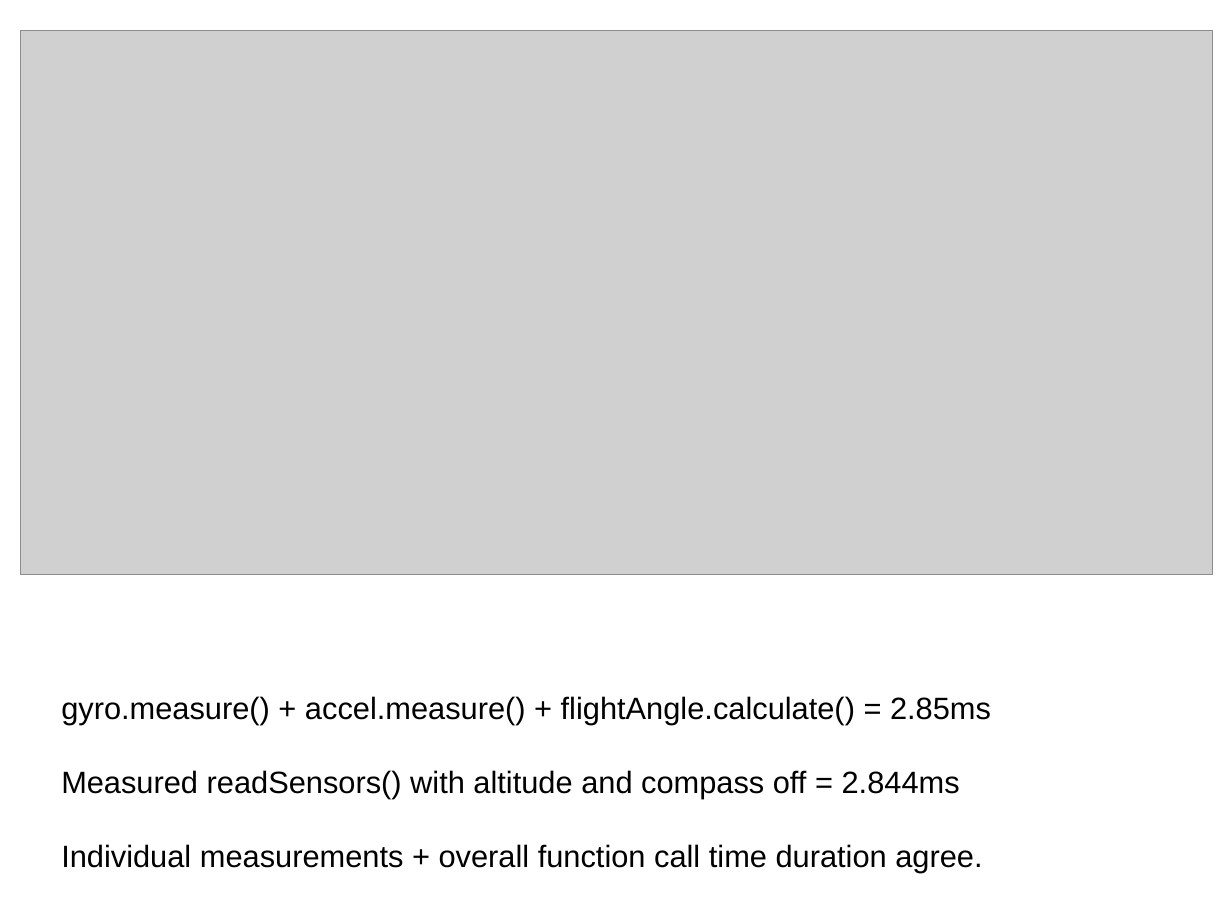
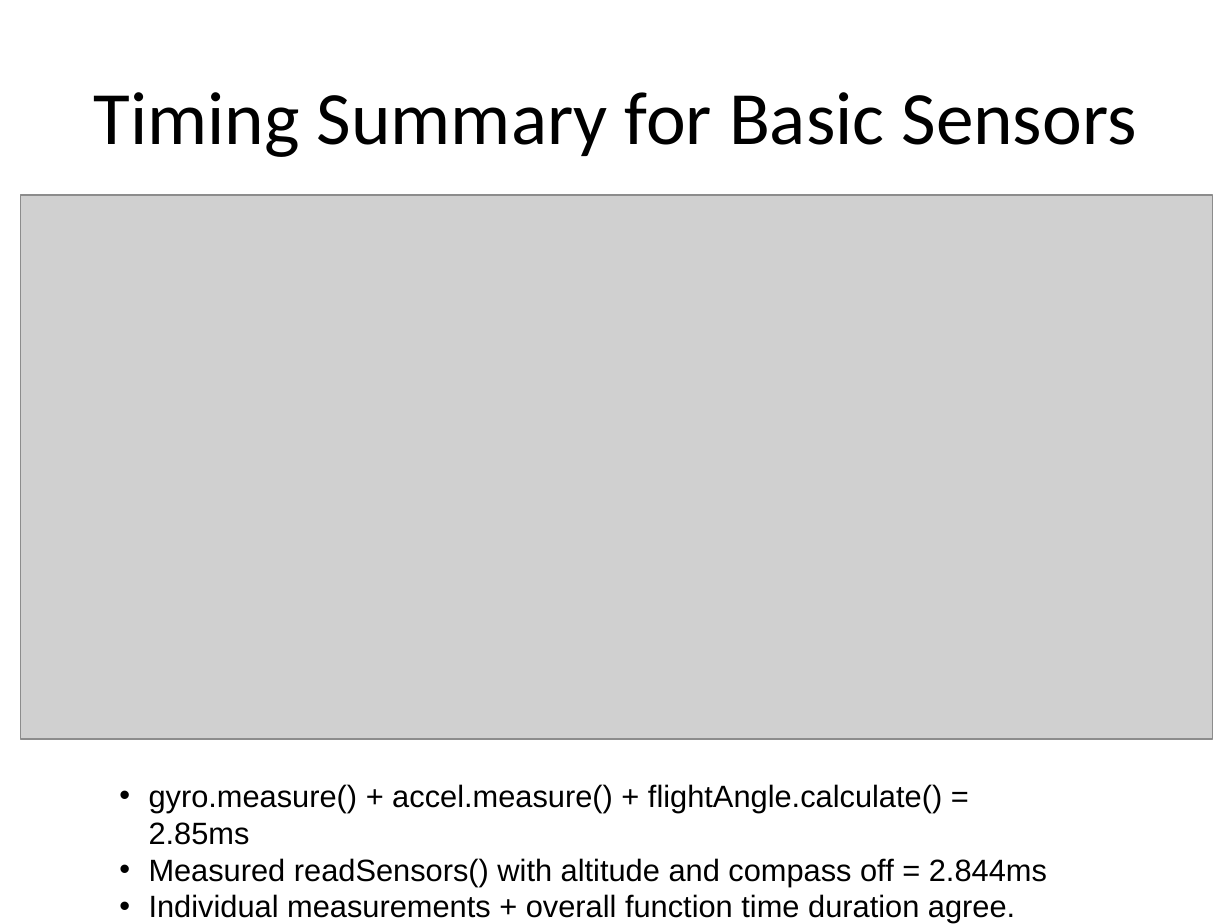
Before and after one commit to zap92/aeroquad, a slide deck: slide 7 of Documentation/Timing/TimingStudy.ppt (slide 5 before the commit). Drawn at 1232x924 pixels with LibreOffice and Linux fonts; fonts in the diff are those of the drawing; grey boxes stand for pictures. Boxes give left, top, right and bottom in pixels: in the first picture for what was removed or moved away, otherwise in the second. Text is boxed around its words. In the diff, an @@ line names an element or a change of style, - is before the commit and + after.

```diff
--- a/Documentation/Timing/TimingStudy.ppt
+++ b/Documentation/Timing/TimingStudy.ppt
@@ title added at box(94, 92, 1136, 157), 44 pt, text #000000 @@
+Timing Summary for Basic Sensors
@@ picture: place and size @@
-picture at box(21, 31, 1214, 575)
+picture at box(21, 195, 1214, 739)
@@ text "gyro.measure() + accel.measure() + flightAngle.calculate() ...": place and size @@
-text "gyro.measure() + accel.measure() + flightAngle.calculate() ..." at box(61, 696, 991, 873)
+text "gyro.measure() + accel.measure() + flightAngle.calculate() ..." at box(149, 784, 1047, 923)
@@ text at box(149, 784, 1047, 886): bullet none to • @@
@@ text at box(149, 894, 1015, 923): text changed @@
-Individual measurements + overall function call time duration agree.
+• Individual measurements + overall function time duration agree.
```
Also in this commit, not shown: 6 other slides changed, 5 slides added, 4 slides removed, 1 other file.
